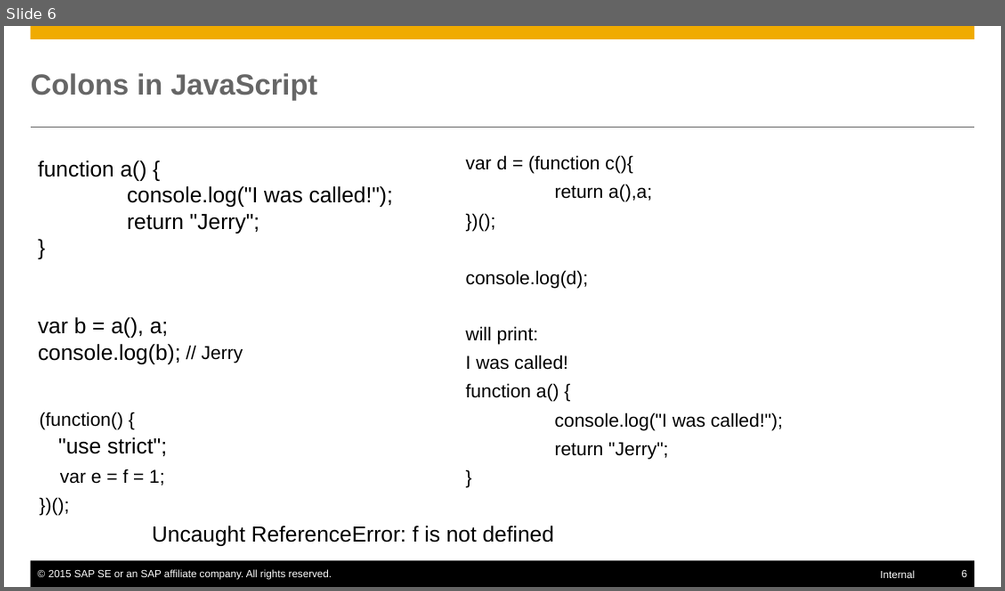
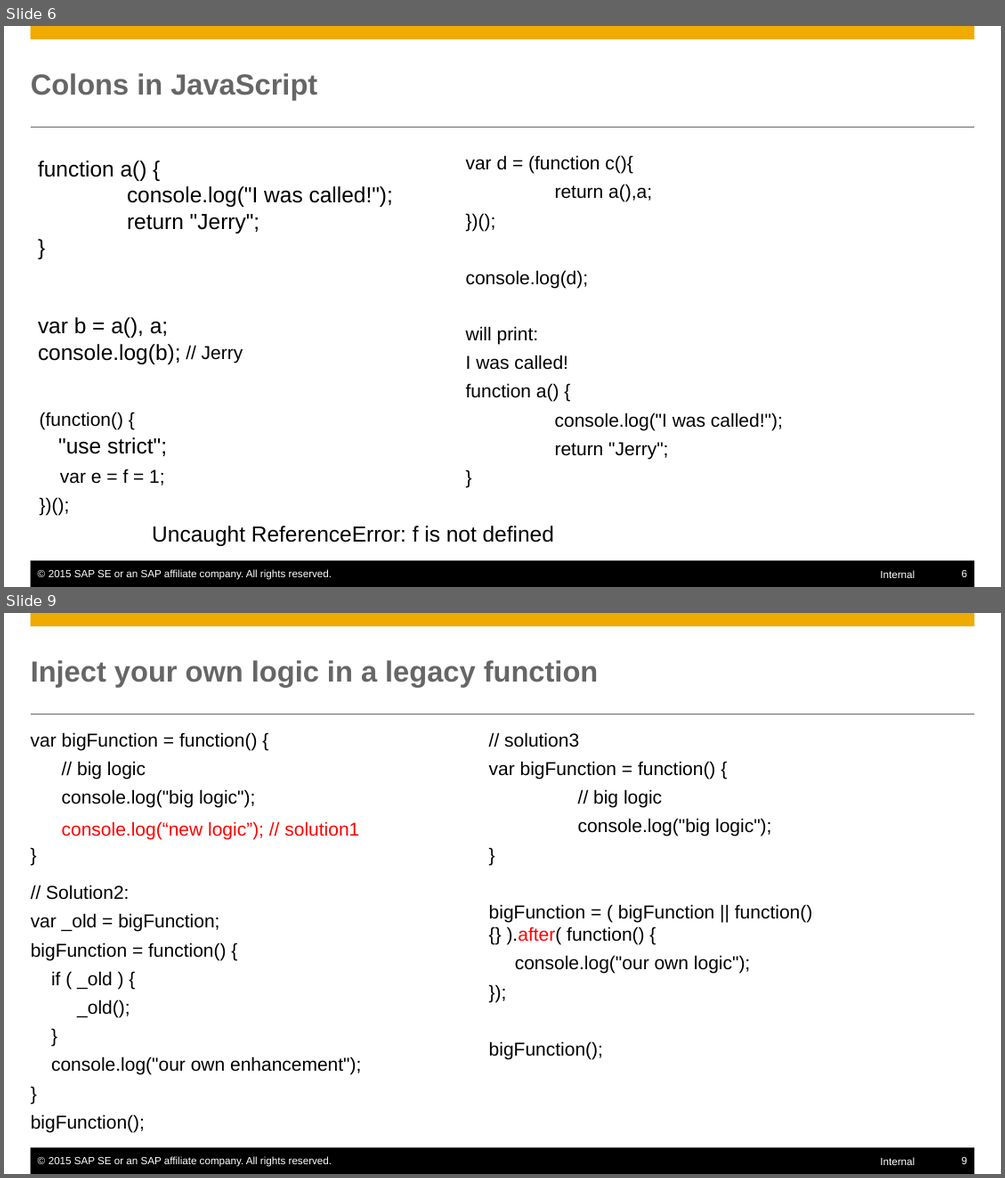
Before and after one commit to mxpang/jerryslide, a slide deck: 001_code_refact.pptx. Shown one above the other, each under a label of ours: slide 6 before the commit, slides 6 and 9 after it; the slides between them are not shown. The pictures are 1005x591 and 1005x1178 pixels, drawn with LibreOffice and Linux fonts; fonts in the diff are those of the drawing. Boxes give left, top, right and bottom in pixels: in the first picture for what was removed or moved away, otherwise in the second. Text is boxed around its words. In the diff, an @@ line names an element or a change of style, - is before the commit and + after.

```diff
--- a/001_code_refact.pptx
+++ b/001_code_refact.pptx
@@ slide 9 added at [4, 613, 1001, 1174], background #FFFFFF; not listed: 6 template elements that a slide beside it also shows @@
@@ title added at [31, 660, 599, 687], 28 pt, text #666666, bold @@
+Inject your own logic in a legacy function
@@ text added at [31, 732, 257, 808], 18 pt, text #000000 @@
+var bigFunction = function() {
+// big logic
+console.log("big logic");
+}
@@ text added at [489, 732, 812, 1060], 18 pt, text #000000 @@
+// solution3
+var bigFunction = function() {
+// big logic
+console.log("big logic");
+}
+bigFunction = ( bigFunction || function() {} ).after( function() {
+console.log("our own logic");
+});
+bigFunction();
@@ text added at [62, 821, 359, 839], 18 pt, text #FF0000 @@
+console.log(“new logic”); // solution1
@@ text added at [31, 884, 361, 1132], 18 pt, text #000000 @@
+// Solution2:
+var _old = bigFunction;
+bigFunction = function() {
+if ( _old ) {
+_old();
+}
+console.log("our own enhancement");
+}
+bigFunction();
```
Also in this commit, not shown: 2 slides changed, 10 other slides added, 10 other files.
